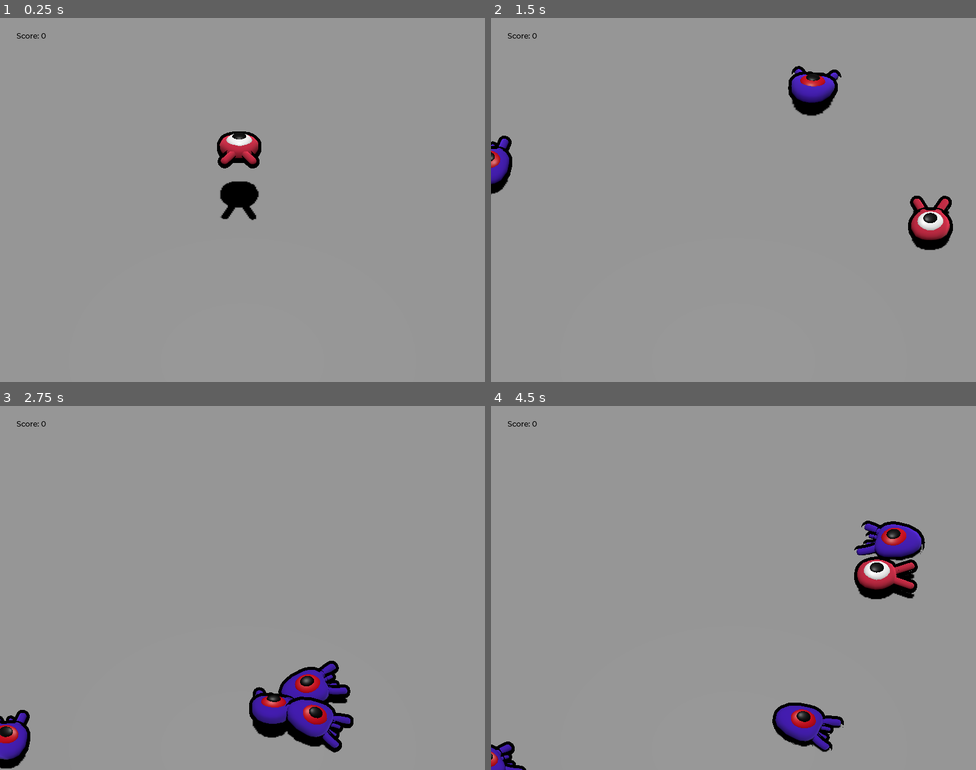
Above: before the commit, frames 1-4 (two rows, left to right).
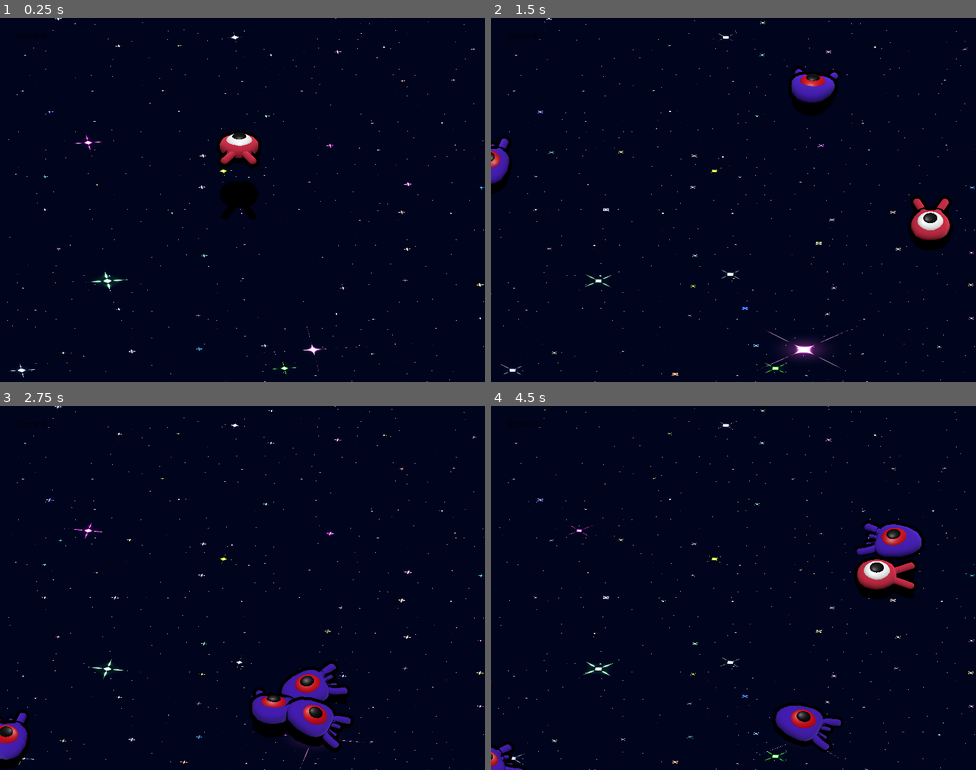
Above: after the commit, the same moments.

Repository: Roujon2/ProtoRat
Game: Godot game, scene res://scenes/main.tscn
Same seed, same stepped clock (60 frames per second), same inputs: the game is played once before the commit and once after it.
Inputs:
- Up to frame 1 (0.25 s): no input
- Up to frame 2 (1.5 s): tap Enter (ui_accept) at 0.5 s; hold Right (move_right) 0.53-1.28 s; tap Space (jump) at 0.77 s; hold Down (move_back) from 1.28 s (still down)
- Up to frame 3 (2.75 s): tap Space (jump) at 1.52 s; release Down (move_back) at 2.03 s; hold Right (move_right) from 2.03 s (still down)
- Up to frame 4 (4.5 s): release Right (move_right) at 2.78 s; hold Up (move_forward) 2.78-3.53 s; tap Space (jump) at 3.02, 3.77 s; hold Left (move_left) from 3.53 s (still down)

The runs differ from the first frame. In frame 1, 99% of the frame differs, in the area x 0-100%, y 0-100%; in frame 2, 97%; in frame 3, 96%; in frame 4, 96%.

Commit message:
👽 shaders p2

Diff:
--- a/scenes/main.tscn
+++ b/scenes/main.tscn
@@ -1,8 +1,9 @@
-[gd_scene load_steps=12 format=3 uid="uid://2wap0283yk0r"]
+[gd_scene load_steps=14 format=3 uid="uid://2wap0283yk0r"]
 
 [ext_resource type="PackedScene" uid="uid://coh1uiwnobmfs" path="res://scenes/rat.tscn" id="1_o5qli"]
 [ext_resource type="Script" uid="uid://jgx17b7dgbi" path="res://scripts/main.gd" id="1_sugp2"]
 [ext_resource type="PackedScene" uid="uid://bg32w5855hi3s" path="res://scenes/mob.tscn" id="2_jyhfs"]
+[ext_resource type="Shader" uid="uid://e6sme4vfsgnt" path="res://shaders/ground.gdshader" id="3_tefeu"]
 [ext_resource type="FontFile" uid="uid://cyxhh7ddkn62q" path="res://fonts/Montserrat-Medium.ttf" id="4_tbgi4"]
 [ext_resource type="Script" uid="uid://cgab5bs51jovk" path="res://scripts/score_label.gd" id="5_tefeu"]
 
@@ -11,6 +12,22 @@
 
 [sub_resource type="BoxMesh" id="BoxMesh_sgp6g"]
 size = Vector3(60, 2, 60)
+
+[sub_resource type="ShaderMaterial" id="ShaderMaterial_tefeu"]
+render_priority = 0
+shader = ExtResource("3_tefeu")
+shader_parameter/background_color = Color(0.02, 0.04, 0.12, 1)
+shader_parameter/aspect_ratio = 1.0
+shader_parameter/density = 1.3
+shader_parameter/layer_parascale = 4
+shader_parameter/star_speed = Vector2(0, 0)
+shader_parameter/star_wave = Vector2(0, 0)
+shader_parameter/star_size = 3.0
+shader_parameter/star_rotate_speed = 0.5
+shader_parameter/twinkle_effect = 0.6
+shader_parameter/twinkle_speed = 0.3
+shader_parameter/pixelate_enabled = false
+shader_parameter/pixelate_count = 1000.0
 
 [sub_resource type="StandardMaterial3D" id="StandardMaterial3D_tbgi4"]
 albedo_color = Color(1.0862195, 0.5941409, 0, 1)
@@ -44,6 +61,7 @@
 
 [node name="MeshInstance3D" type="MeshInstance3D" parent="Ground"]
 mesh = SubResource("BoxMesh_sgp6g")
+surface_material_override/0 = SubResource("ShaderMaterial_tefeu")
 
 [node name="DirectionalLight3D" type="DirectionalLight3D" parent="."]
 transform = Transform3D(1, 0, 0, 0, -5.9604645e-08, 1, 0, -1, -5.9604645e-08, 0, 10.7117605, 0)
--- /dev/null
+++ b/shaders/ground.gdshader
@@ -0,0 +1,108 @@
+shader_type spatial;
+render_mode depth_prepass_alpha;
+render_mode diffuse_toon;
+render_mode specular_toon;
+
+uniform vec3 background_color : source_color = vec3(0.02, 0.04, 0.12);
+uniform float aspect_ratio = 1.0;
+uniform float density : hint_range(0.0, 3.0, 0.0001) = 1.3;
+uniform int layer_parascale : hint_range(0, 5, 1) = 4;
+uniform vec2 star_speed = vec2(0.0);
+uniform vec2 star_wave = vec2(0.0);
+uniform float star_size : hint_range(0.0, 100.0, 0.01) = 3.0;
+uniform float star_rotate_speed : hint_range(-3.0, 3.0) = 0.5;
+uniform float twinkle_effect : hint_range(0.0, 1.0, 0.01) = 0.6;
+uniform float twinkle_speed : hint_range(0.0, 100.0, 0.01) = 0.3;
+uniform bool pixelate_enabled = false;
+uniform float pixelate_count = 1000.0;
+
+float one_div_x(float x) {
+    return (abs(x) < 0.0001) ? 1.0 : (1.0/x);
+}
+
+float one_div_x2(float x) {
+    return one_div_x(x) * one_div_x(x);
+}
+
+float get_beta_w(float x, float f, float size) {
+    return size * x * PI / f;
+}
+
+float get_beta_h(float y, float f, float size) {
+    return size * y * PI / f;
+}
+
+float get_i(vec2 uv, float f, vec2 SIZE) {
+    return one_div_x2(get_beta_w(uv.x, f, SIZE.x)) * one_div_x2(get_beta_h(uv.y, f, SIZE.y));
+}
+
+// Random function
+float random(vec2 st) {
+    return fract(sin(dot(st.xy, vec2(12.9898, 78.233))) * 43759.5453123);
+}
+
+vec2 get_snowflake_world_center(vec2 grid_id, vec2 time_offset, vec2 snow_offset, float layer_scale) {
+    return (grid_id + snow_offset + time_offset) / layer_scale;
+}
+
+vec2 rotate(vec2 uv, float add_theta) {
+    float theta = atan(uv.y, uv.x) + add_theta;
+    float r = length(uv);
+    return vec2(r * cos(theta), r * sin(theta));
+}
+
+void fragment() {
+    vec3 color = background_color;
+
+    vec2 st = UV;
+	if (pixelate_enabled) {
+		st = round(st * pixelate_count) / pixelate_count;
+	}
+    st.x *= aspect_ratio;
+    vec2 cuv = (st - 0.5) * 2.0;
+
+    // Multi-layer star effect
+    for (int layer = 0; layer < layer_parascale; layer++) {
+        float layer_scale = exp(float(layer + 1) * density);
+        vec2 layer_speed = vec2(star_speed.x, star_speed.y) * (1.0 + float(layer) * 0.3);
+        float layer_size = star_size * (1.0 - float(layer) * 0.2);
+
+        vec2 layer_st = st * layer_scale;
+        vec2 cuv_st = cuv;
+
+        vec2 time_offset = TIME * layer_speed;
+        layer_st -= time_offset;
+
+        vec2 grid_st = fract(layer_st);
+        vec2 grid_id = floor(layer_st);
+
+        float rand_seed = random(grid_id);
+
+        vec2 snow_pos = vec2(
+            0.5 + (0.3 * sin((rand_seed * 6.28) + (TIME * star_wave.x))),
+            0.5 + (0.2 * cos((rand_seed * 12.56) + (TIME * star_wave.y)))
+        );
+
+        float dist = distance(grid_st, snow_pos);
+        float snow_size = layer_size * 0.01 * (0.5 + 0.5 * rand_seed);
+        float brightness = 1.0 - (float(layer) * 0.3);
+
+        float m = exp((-dist * dist) / (snow_size * snow_size));
+
+        vec2 fst = cuv_st - (get_snowflake_world_center(grid_id, time_offset, snow_pos, layer_scale) - 0.5) * 2.0;
+		fst = rotate(fst, TIME * star_rotate_speed);
+
+        float snowflake = m * 0.5 * (get_i(fst, 0.8 - (dist * 42.0), vec2(1.0 / snow_size)) + 1.0);
+
+        // Twinkle effect
+        float twinkle = (1.0 - twinkle_effect) + twinkle_effect * (sin(rand_seed * 100.0 + TIME * twinkle_speed) * cos(rand_seed * 120.0 + TIME * (twinkle_speed + 2.0)));
+        snowflake *= twinkle;
+
+        vec3 color_type = vec3(random(grid_id - 3.0), random(grid_id + 7.0), random(grid_id + 5.0));
+
+        color = max(color + (snowflake * brightness) * color_type, color);
+    }
+
+    ALBEDO = color;
+    ALPHA = 1.0;
+}
Not shown, added: shaders/ground.gdshader.uid
